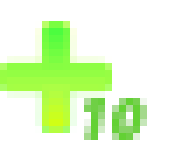
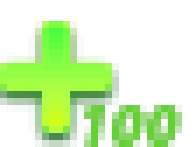
Before/after of a (196, 147) layered artwork. What changed in the layer stack:
renamed "10" to "100", painted on it over [84, 98, 182, 147]
